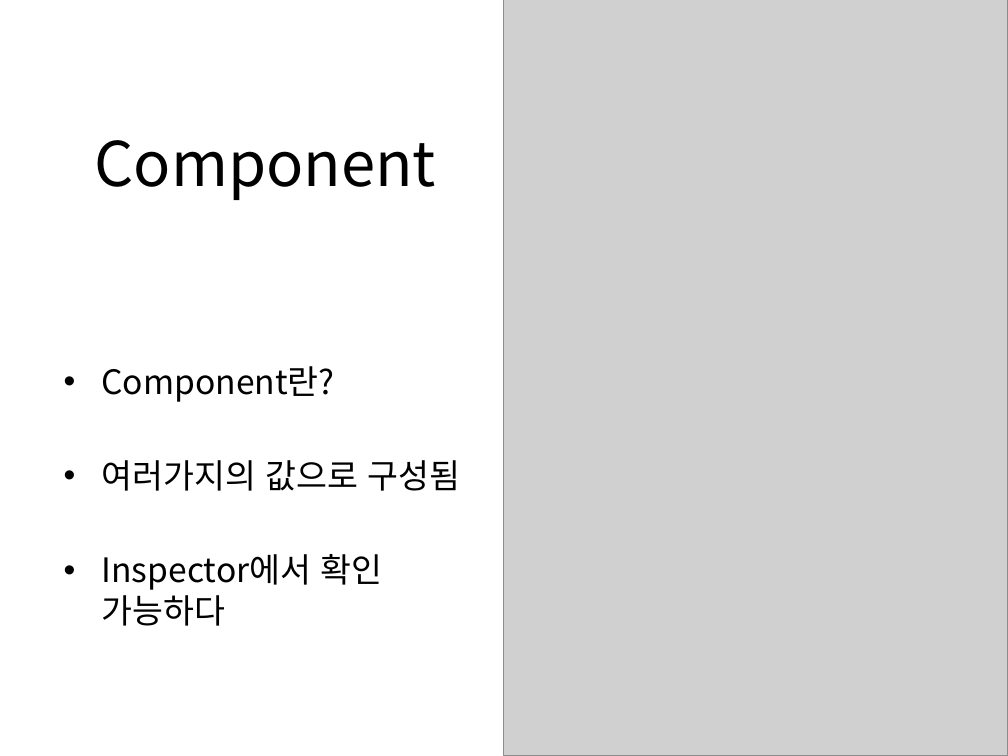
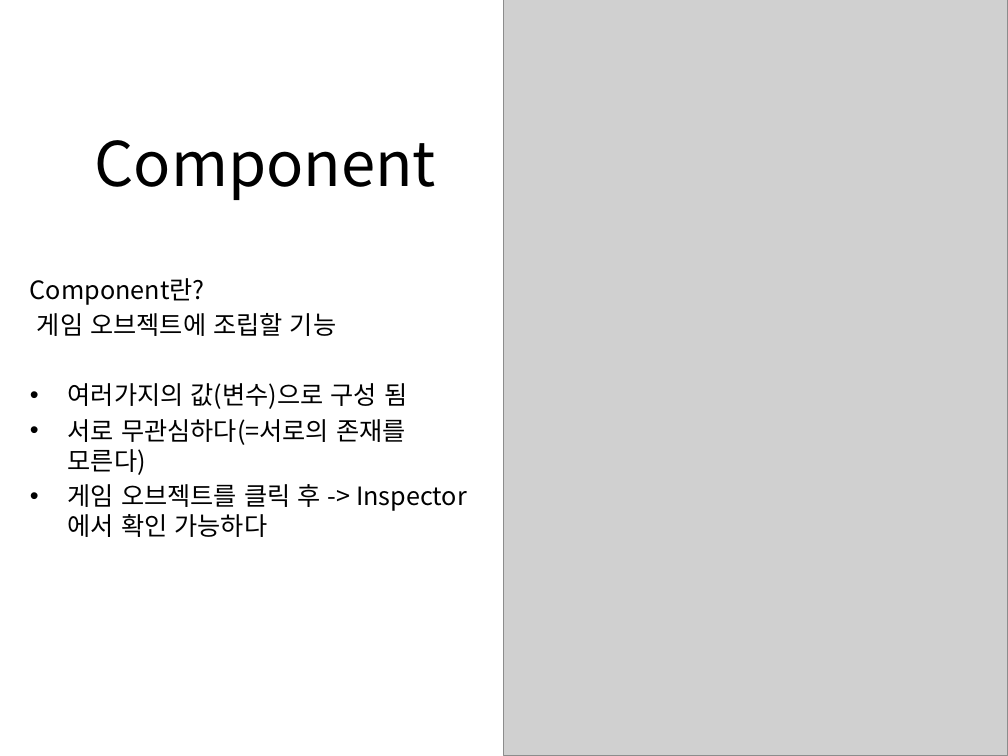
Before and after one commit to IamGroooooot/cien-unity-2019, a slide deck: slide 29 of 1주차.pptx (slide 20 before the commit). Drawn at 1008x756 pixels with LibreOffice and Linux fonts; fonts in the diff are those of the drawing; grey boxes stand for pictures. Boxes give left, top, right and bottom in pixels: in the first picture for what was removed or moved away, otherwise in the second. Text is boxed around its words. In the diff, an @@ line names an element or a change of style, - is before the commit and + after.

```diff
--- a/1주차.pptx
+++ b/1주차.pptx
@@ text "Component란?": place and size @@
-text "Component란?" at [102, 366, 461, 626]
+text "Component란?" at [30, 278, 407, 537]
@@ text at [30, 278, 205, 305]: size 24 to 18 pt in "Component란?"; bullet • to none; less space between paragraphs @@
@@ text at [37, 313, 407, 537]: text changed; size 24 to 18 pt @@
-• 여러가지의 값으로 구성됨
-• Inspector에서 확인 가능하다
+게임 오브젝트에 조립할 기능
+• 여러가지의 값(변수)으로 구성 됨
+• 서로 무관심하다(=서로의 존재를 모른다)
+• 게임 오브젝트를 클릭 후 -> Inspector에서 확인 가능하다
```
Also in this commit, not shown: 8 other slides changed, 20 slides added, 1 slide removed.
